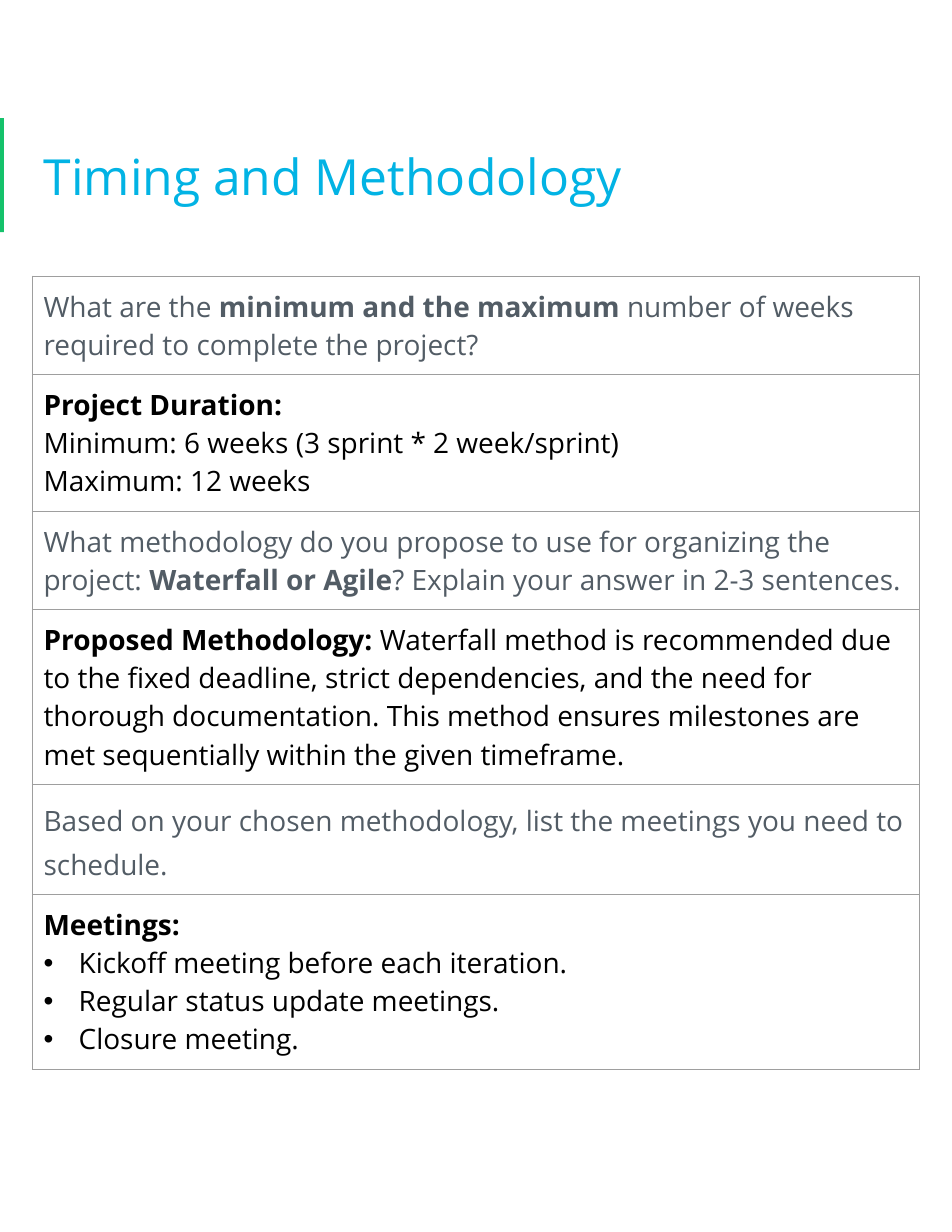
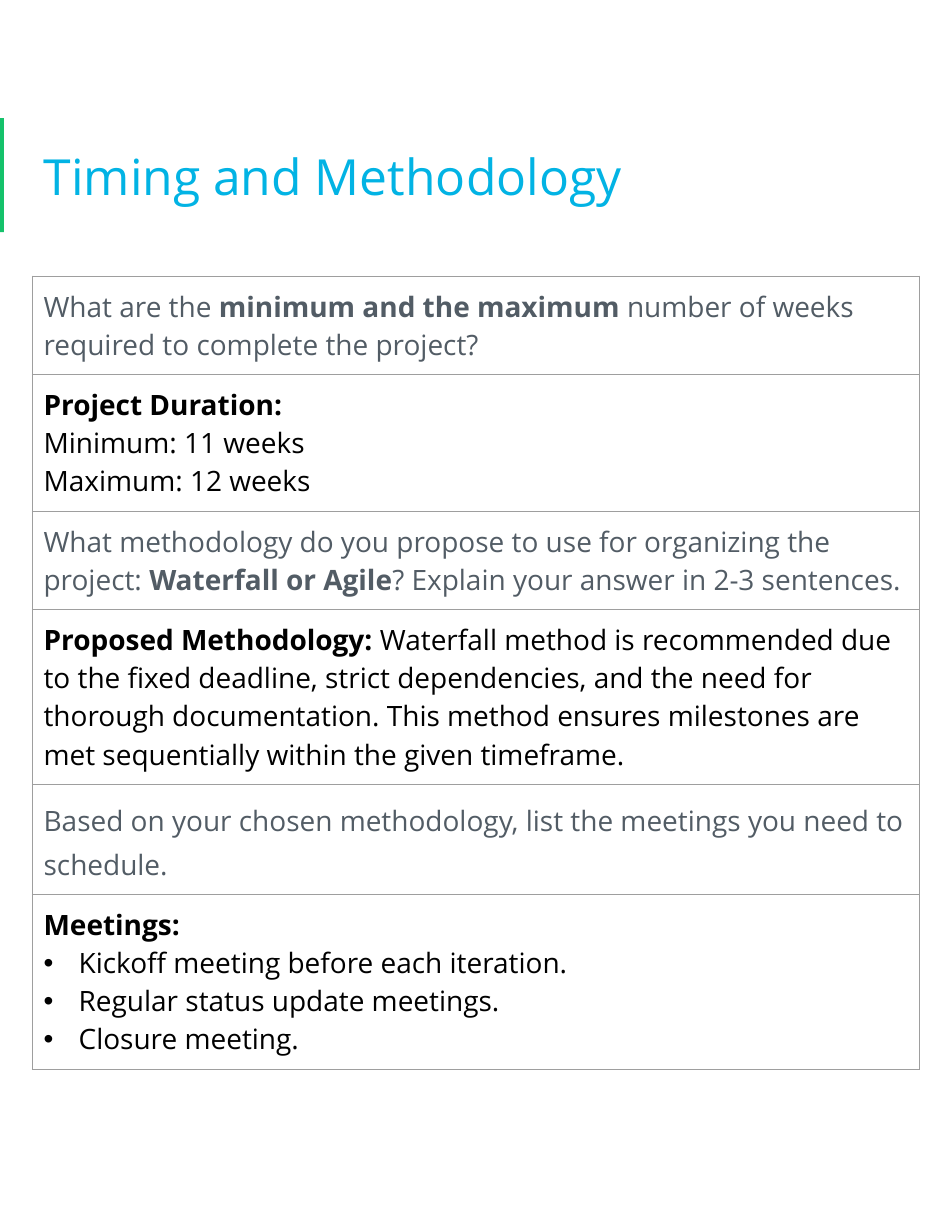
Before and after one commit to PH1LUTZ/Digital-Project-Management, a slide deck: slide 11 of digital-project-manager-2024-q1.pptx. Drawn at 952x1232 pixels with LibreOffice and Linux fonts; fonts in the diff are those of the drawing; background and template pictures are left out. Boxes give left, top, right and bottom in pixels: in the first picture for what was removed or moved away, otherwise in the second. Text is boxed around its words. In the diff, an @@ line names an element or a change of style, - is before the commit and + after.

Commit message:
feat: update min weeks, power levels, and docs

```diff
--- a/digital-project-manager-2024-q1.pptx
+++ b/digital-project-manager-2024-q1.pptx
@@ table at bbox=[32, 276, 920, 1060] @@
-row 2, column 1: Project Duration: / Minimum: 6 weeks (3 sprint * 2 week/sprint) / Maximum: 12 weeks
+row 2, column 1: Project Duration: / Minimum: 11 weeks / Maximum: 12 weeks
```
Also in this commit, not shown: 4 other slides changed, 1 other file.
